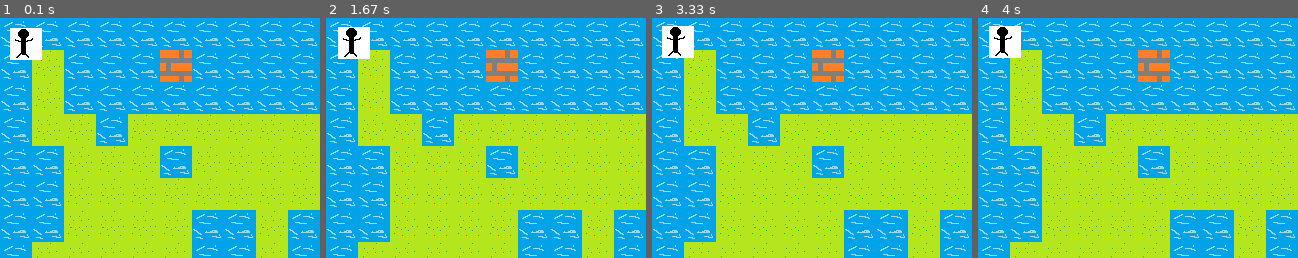
Above: before the commit, frames 1-4 (left to right).
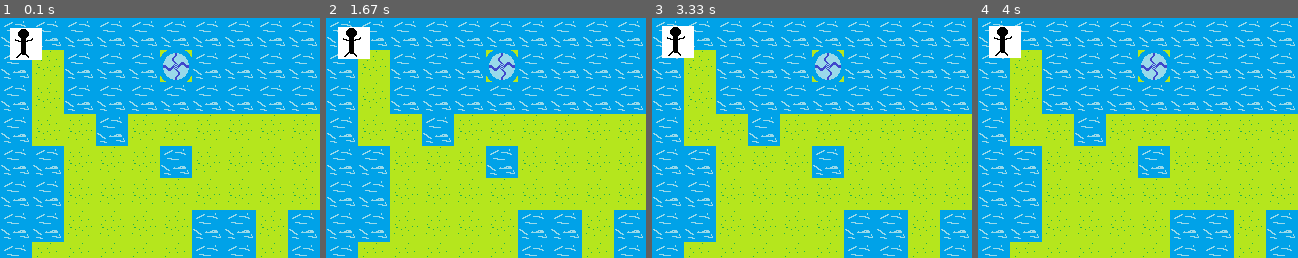
Above: after the commit, the same moments.

Repository: YahiroRyo/iot_game
Game: pygame game, started from main.py
Two runs of this game, one before a commit and one after it. Both use one fixed random seed, a clock stepped at 60 frames per second and the inputs below.
Inputs:
- Up to frame 1 (0.1 s): no input
- Up to frame 2 (1.67 s): hold Right 0.33-0.8 s; hold Up 0.83-1.13 s; hold Right 1.17-1.63 s
- Up to frame 3 (3.33 s): hold Left 1.67-2.2 s; hold Down 2.23-2.53 s; hold Left 2.57-2.97 s; hold Up from 3 s (still down)
- Up to frame 4 (4 s): release Up at 3.37 s; hold Right from 3.4 s (still down)
The pictures show only the part of the screen within x 0-50%, y 0-50%; the shares and areas given below are measured in that part.

The runs differ from the first frame. In frame 1, 1.3% of the frame differs, in the area x 50-60%, y 13-27%; in frame 2, 1.3%; in frame 3, 1.3%; in frame 4, 1.3%.

Commit message:
遷移マスの画像をwarp.pngに変更

Diff:
--- a/blockID.txt
+++ b/blockID.txt
@@ -2,4 +2,4 @@
 海:water.png:1
 壁:wall.png:2
 
-壁(遷移):wall.png:10
+ワープ(遷移):warp.png:10
--- a/scene.py
+++ b/scene.py
@@ -44,7 +44,7 @@
         Map.imgs[0] = load_img("imgs/grass.png")
         Map.imgs[1] = load_img("imgs/water.png")
         Map.imgs[2] = load_img("imgs/wall.png")
-        Map.imgs[10] = load_img("imgs/wall.png")
+        Map.imgs[10] = load_img("imgs/warp.png")
 
         while True:
             player.event(self.scenes[self.current_scene].map)
Binary file added: imgs/warp.png
